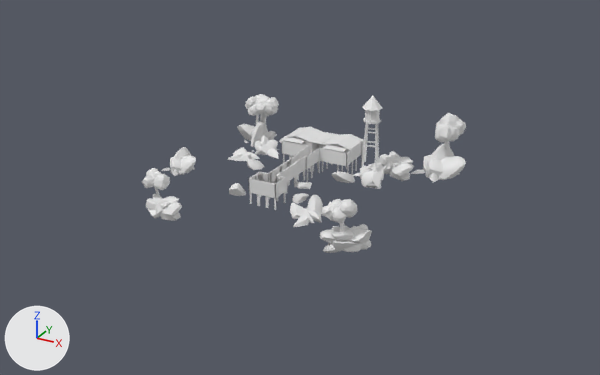
The FBX model Assets/Meshes/Liria/B01_Muelle.fbx, before and after one commit.
One viewpoint serves both versions: a 50 mm camera at (79.2, -143.1, 67.2) aimed at (-1.3, 3.4, -6.0). The axes (+X, +Y, +Z) are drawn at lower left. The lights are the same throughout. The picture after the commit comes second. Where no turn or scale is listed for an object, it has been applied to the vertices. Vertices at exactly the same position are counted once.

Objects in the first picture: 'B01_Muelle_Geo', 'B01_Muelle_Limites'.
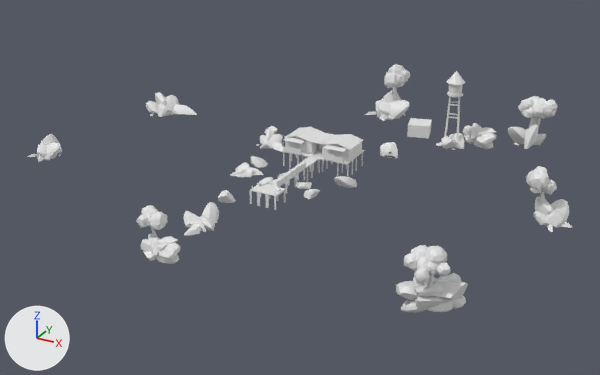
Where the change shows, as pixel boxes (x1, y1, x2, y2) in the pictures (600 x 375 px; the box of a moved part takes in the faces that stretch with it):
'B01_Muelle_Geo', reshaped (68% wider, 56% taller)
    before: (142, 94, 466, 253)
    after: (28, 64, 572, 313)
'B01_Muelle_Limites', deleted
    before: (249, 132, 364, 199)
part 1 of me_b01_muelle_geo, moved or reshaped
    before: (368, 163, 384, 180)
    after: (449, 133, 464, 149)
part 2 of me_b01_muelle_geo, moved or reshaped
    before: (360, 169, 373, 179)
    after: (442, 139, 456, 149)
part 3 of me_b01_muelle_geo, moved or reshaped
    before: (360, 166, 368, 173)
    after: (441, 136, 450, 144)
part 4 of me_b01_muelle_geo, moved or reshaped
    before: (362, 123, 367, 167)
    after: (444, 96, 450, 137)
part 5 of me_b01_muelle_geo, moved or reshaped
    before: (364, 124, 368, 162)
    after: (446, 97, 451, 133)
part 6 of me_b01_muelle_geo, moved or reshaped
    before: (377, 124, 379, 163)
    after: (458, 104, 460, 133)
part 7 of me_b01_muelle_geo, moved or reshaped
    before: (375, 124, 377, 168)
    after: (457, 97, 460, 138)
part 8 of me_b01_muelle_geo, moved or reshaped
    before: (362, 96, 382, 124)
    after: (446, 71, 465, 97)
part 9 of me_b01_muelle_geo, moved or reshaped
    before: (382, 164, 390, 174)
    after: (464, 134, 474, 143)
part 10 of me_b01_muelle_geo, moved or reshaped
    before: (389, 170, 410, 181)
    after: (474, 139, 493, 149)
part 11 of me_b01_muelle_geo, moved or reshaped
    before: (391, 163, 413, 176)
    after: (476, 133, 496, 144)
part 12 of me_b01_muelle_geo, moved or reshaped
    before: (391, 162, 402, 167)
    after: (475, 132, 486, 137)
part 13 of me_b01_muelle_geo, moved or reshaped
    before: (386, 159, 404, 170)
    after: (470, 129, 488, 139)
part 14 of me_b01_muelle_geo, rebuilt
    before: (247, 158, 264, 170)
    after: (250, 156, 268, 168)
part 15 of me_b01_muelle_geo, deleted
    before: (142, 94, 466, 253)
part 16 of me_b01_muelle_geo, built on
    before: (237, 121, 362, 161)
    after: (136, 64, 558, 264)
part 17 of me_b01_muelle_geo, added
    after: (396, 245, 468, 313)
part 18 of me_b01_muelle_geo, added
    after: (526, 166, 572, 232)
part 19 of me_b01_muelle_geo, added
    after: (146, 92, 197, 117)
part 20 of me_b01_muelle_geo, added
    after: (28, 134, 62, 162)

What changed in the scene script:
```text
Add mat_liria_piedra:
    mat_liria_piedra = principled_material('LIRIA_Piedra')
    mat_liria_piedra.base_color = (0.8, 0.8, 0.8)  # white #e7e7e7
Change me_b01_muelle_geo:
    used by ob_b01_muelle_geo; location = (0.0, 0.0, 0.0)
    remove me_b01_muelle_geo.from_pydata(...)  # 10519 vertices, 13609 faces; spans x -29.7..29.8, y -30.3..28.0, z -5.1..15.8
    add me_b01_muelle_geo.from_pydata(...)  # 11834 vertices, 15598 faces; spans x -63.3..56.1, y -44.3..60.0, z -5.1..15.8
    me_b01_muelle_geo part 1: the loose piece of 69 vertices spanning x 12.0..16.4, y 7.4..9.7, z -2.2..1.0 is moved by (9.0, 26.0, 0.0)
    me_b01_muelle_geo part 2: the loose piece of 68 vertices spanning x 11.3..14.5, y 4.7..9.8, z -2.3..0.2 is moved by (9.0, 26.0, 0.0)
    me_b01_muelle_geo part 3: the loose piece of 50 vertices spanning x 10.5..13.4, y 6.3..10.1, z -2.7..-0.3 is moved by (9.0, 26.0, 0.0)
    me_b01_muelle_geo part 4: the loose piece of 8 vertices spanning x 11.8..12.5, y 6.5..7.4, z 0.4..10.5 is moved by (9.0, 26.0, 0.0)
    me_b01_muelle_geo part 5: the loose piece of 8 vertices spanning x 11.0..11.9, y 9.0..9.7, z 0.4..10.5 is moved by (9.0, 26.0, 0.0)
    me_b01_muelle_geo part 6: the loose piece of 8 vertices spanning x 13.5..14.2, y 9.6..10.5, z 0.4..10.5 is moved by (9.0, 26.0, 0.0)
    me_b01_muelle_geo part 7: the loose piece of 8 vertices spanning x 14.1..15.0, y 7.3..8.0, z 0.4..10.5 is moved by (9.0, 26.0, 0.0)
    me_b01_muelle_geo part 8: the loose piece of 41 vertices spanning x 10.9..15.1, y 6.4..10.6, z 10.1..15.8 is moved by (9.0, 26.0, 0.0)
    me_b01_muelle_geo part 9: the loose piece of 47 vertices spanning x 13.0..16.4, y 11.4..14.4, z -2.8..-1.0 is moved by (10.0, 27.0, 0.0)
    me_b01_muelle_geo part 10: the loose piece of 60 vertices spanning x 16.0..21.0, y 10.6..13.8, z -3.0..-1.0 is moved by (10.0, 27.0, 0.0)
    me_b01_muelle_geo part 11: the loose piece of 67 vertices spanning x 16.5..21.4, y 9.1..13.3, z -1.6..0.8 is moved by (10.0, 27.0, 0.0)
    me_b01_muelle_geo part 12: the loose piece of 24 vertices spanning x 16.2..18.8, y 10.6..12.4, z -0.6..0.8 is moved by (10.0, 27.0, 0.0)
    me_b01_muelle_geo part 13: the loose piece of 40 vertices spanning x 14.9..19.2, y 11.0..13.5, z -1.3..1.1 is moved by (10.0, 27.0, 0.0)
    me_b01_muelle_geo part 14: the loose piece of 49 vertices spanning x -12.8..-9.2, y -1.1..2.1, z -2.1..0.1 is rebuilt with 49 vertices and now spans x -12.8..-9.2, y 0.4..3.6, z -2.1..0.1
    me_b01_muelle_geo part 15: 131 loose pieces with 4841 vertices, spanning x -29.7..29.8, y -30.3..28.0, z -5.1..8.9, are deleted
    me_b01_muelle_geo part 16: 67 vertices moved within x -2.9..8.0, y -14.0..8.6, z -0.4..2.9; 499 vertices removed from x -26.3..-10.4, y 9.2..23.0, z -4.7..1.8; 4116 vertices added at x -21.1..42.4, y -44.3..60.0, z -5.1..8.9
    me_b01_muelle_geo part 17: 1126 vertices added at x 36.6..47.4, y -37.7..-27.2, z -4.8..7.5
    me_b01_muelle_geo part 18: 772 vertices added at x 46.1..56.1, y 3.2..12.7, z -4.3..6.7
    me_b01_muelle_geo part 19: 355 vertices added at x -63.3..-47.1, y 22.5..33.0, z -4.5..0.5
    me_b01_muelle_geo part 20: 286 vertices added at x -61.7..-54.2, y -17.7..-10.2, z -3.9..1.3
    other edits to the shape of me_b01_muelle_geo do not show in these pictures
    add me_b01_muelle_geo.materials.append(mat_liria_piedra)  # white #e7e7e7
Remove ob_b01_muelle_limites:
    ob_b01_muelle_limites = bpy.data.objects.new('B01_Muelle_Limites', me_b01_muelle_limites)
    ob_b01_muelle_limites.location = (0.0, 0.0, 0.0)
```
